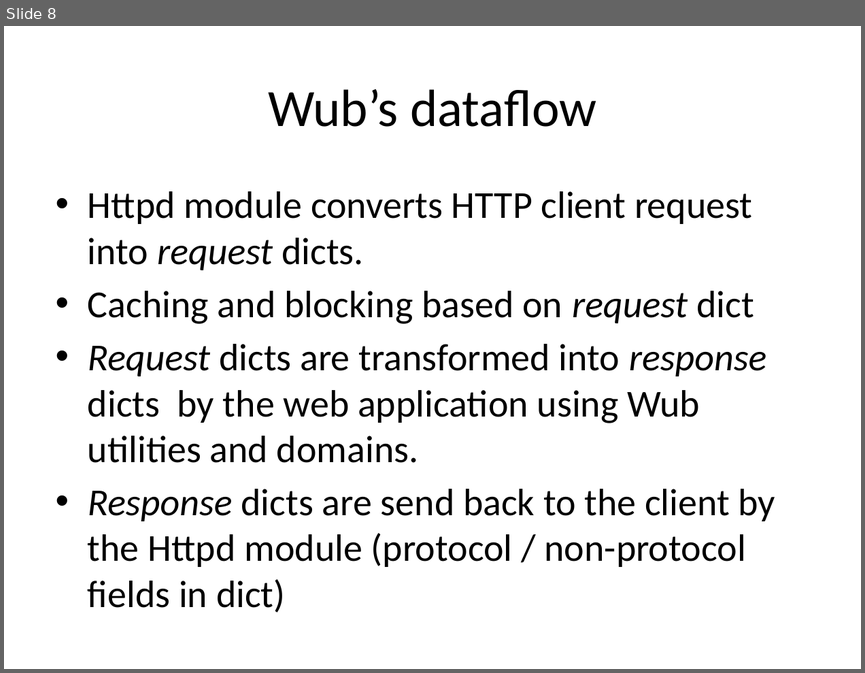
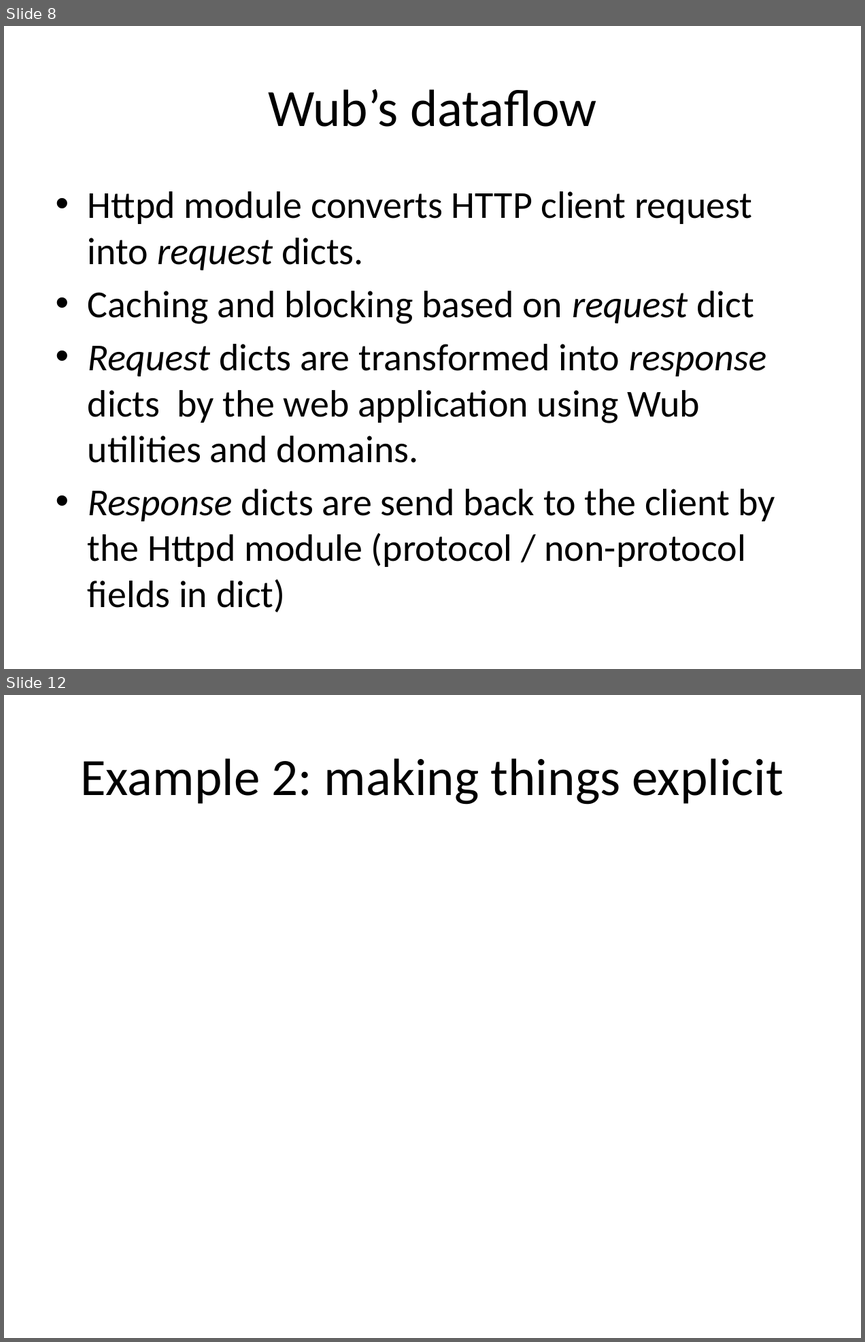
Before and after one commit to jdc8/wubwikit, a slide deck: wubexamples/Lets_Wub.pptx. Shown one above the other, each under a label of ours: slide 8 before the commit, slides 8 and 12 after it; the slides between them are not shown. The pictures are 865x673 and 865x1342 pixels, drawn with LibreOffice and Linux fonts; fonts in the diff are those of the drawing; background and template pictures are left out. Boxes give left, top, right and bottom in pixels: in the first picture for what was removed or moved away, otherwise in the second. Text is boxed around its words. In the diff, an @@ line names an element or a change of style, - is before the commit and + after.

```diff
--- a/wubexamples/Lets_Wub.pptx
+++ b/wubexamples/Lets_Wub.pptx
@@ slide 12 added at (4,695,861,1338), background #FFFFFF @@
@@ title added at (80,758,783,804), 44 pt, text #000000 @@
+Example 2: making things explicit
```
Also in this commit, not shown: 5 other slides added.
